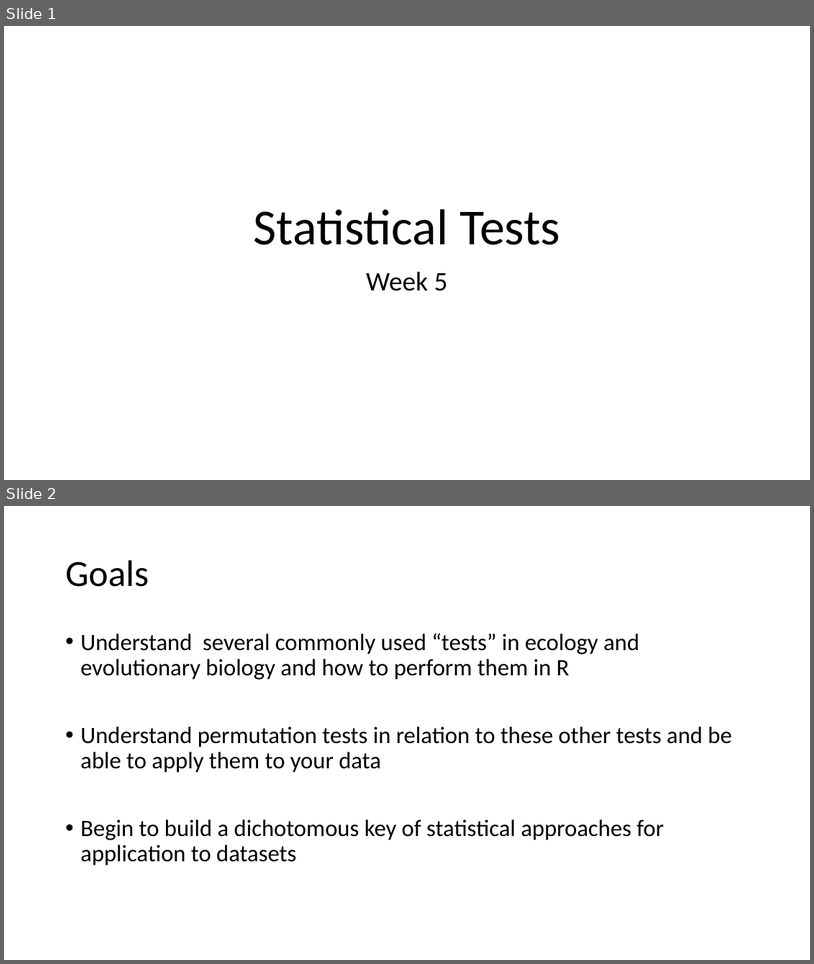
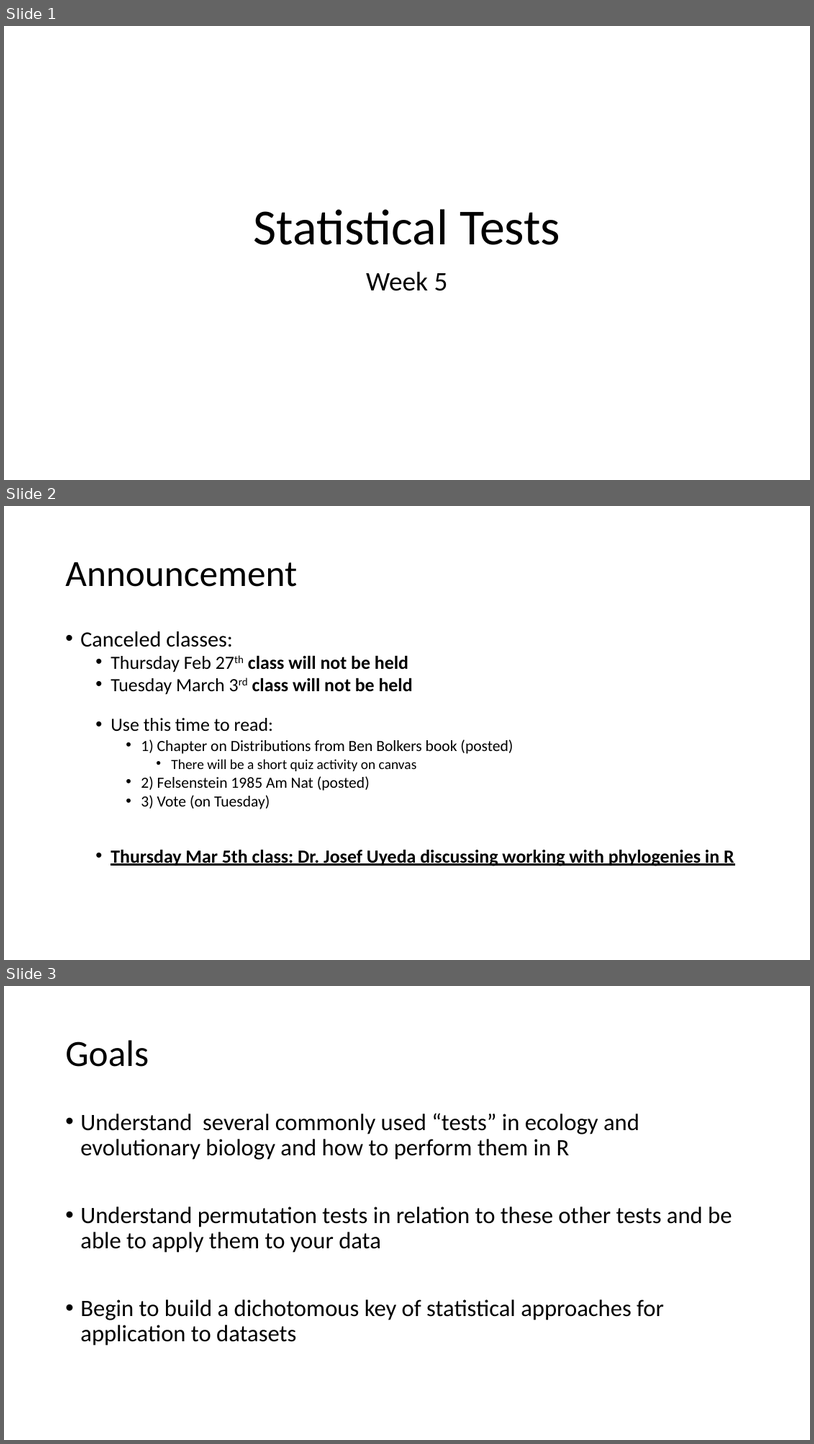
Before and after one commit to VTQuantMethodsEEB/klangwig, a slide deck: lectures/le_5_tests.pptx. Shown one above the other, each under a label of ours: slides 1 and 2 before the commit, slides 1, 2 and 3 after it. The pictures are 814x964 and 814x1444 pixels, drawn with LibreOffice and Linux fonts; fonts in the diff are those of the drawing. Boxes give left, top, right and bottom in pixels: in the first picture for what was removed or moved away, otherwise in the second. Text is boxed around its words. In the diff, an @@ line names an element or a change of style, - is before the commit and + after.

Commit message:
updating week 5 materials

```diff
--- a/lectures/le_5_tests.pptx
+++ b/lectures/le_5_tests.pptx
@@ slide 2 added at [4, 506, 810, 960], background #FFFFFF @@
@@ title added at [65, 562, 297, 587], 44 pt, text #000000 @@
+Announcement
@@ text added at [80, 631, 735, 866], 22.2 pt, text #000000 @@
+• Canceled classes:
+  • Thursday Feb 27th class will not be held
+  • Tuesday March 3rd class will not be held
+  • Use this time to read:
+    • 1) Chapter on Distributions from Ben Bolkers book (posted)
+      • There will be a short quiz activity on canvas
+    • 2) Felsenstein 1985 Am Nat (posted)
+    • 3) Vote (on Tuesday)
+  • Thursday Mar 5th class: Dr. Josef Uyeda discussing working with phylogenies in R
@@ what was slide 2 is now slide 3 @@
```
